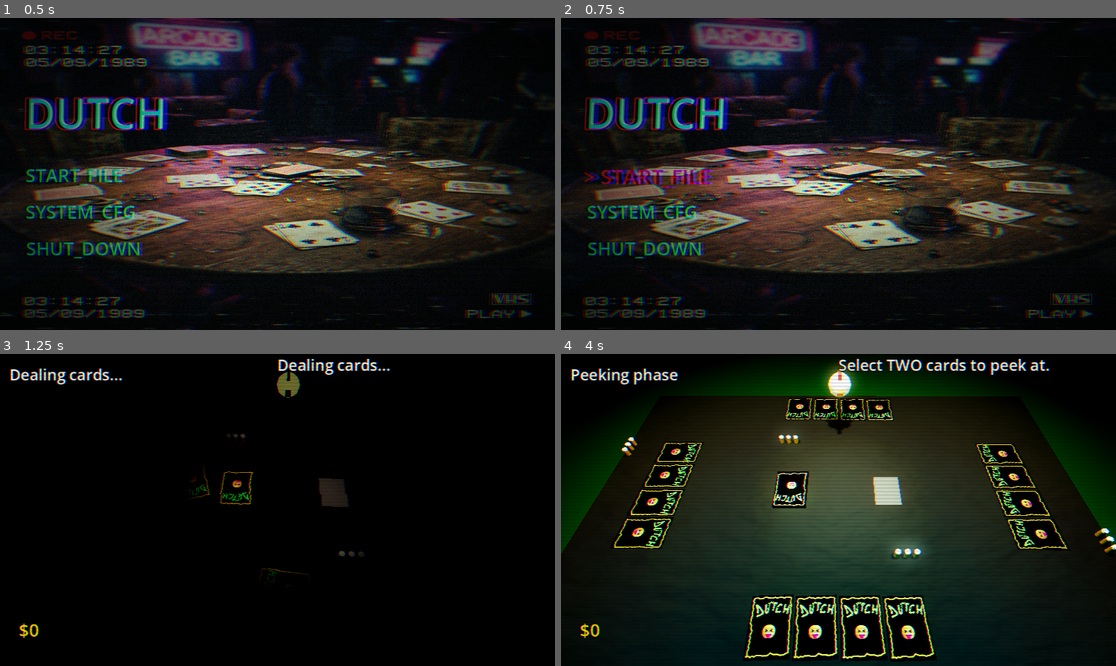
Above: before the commit, frames 1-4 (two rows, left to right).
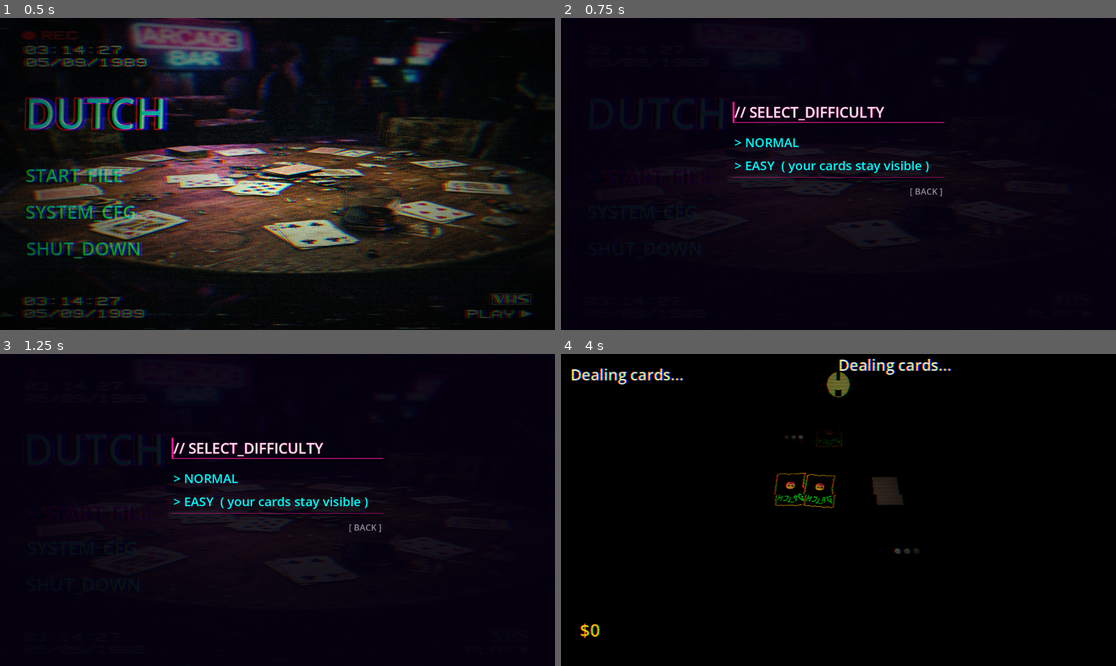
Above: after the commit, the same moments.

Repository: DinVin24/dutch
Game: Godot game, scene res://main_menu.tscn
Same seed, same stepped clock (60 frames per second), same inputs: the game is played once before the commit and once after it.
Inputs (mouse positions are in pixels of both pictures, inside the frame that each line leads up to):
- Up to frame 1 (0.5 s): no input
- Up to frame 2 (0.75 s): click "START_FILE" at 0.5 s
- Up to frame 3 (1.25 s): no input
- Up to frame 4 (4 s): click (838, 528) at 1.25 s, where only the run after the commit has a clickable "[ BACK ]"; click (644, 510) at 2 s, where only the run after the commit has a clickable "START_FILE"; click (649, 513) at 2.75 s, where only the run after the commit has a clickable "> START_FILE"; click (838, 478) at 3.5 s, where only the run after the commit has a clickable "> NORMAL"

Frame 1 is identical in both runs. In frame 2, 40% of the frame differs, in the area x 0-100%, y 0-100%; in frame 3, 11%; in frame 4, 53%, in the area x 0-100%, y 1-100%.

Commit message:
feat(gameplay): add Easy Mode with always-visible player cards
- Add easy_mode flag to GameManager (set before initialize_game, not reset by it)
- Main menu: START_FILE shows a difficulty prompt (// SELECT_DIFFICULTY)
  styled in Hotline Miami theme with Normal, Easy, and Back options
- Easy Mode: cards flipped face-up after deal, then FSM flows through
  INITIAL_PEEK and immediately calls complete_initial_peek() to avoid freeze
- _on_hand_updated re-flips any face-down P0 cards in easy mode, covering
  swapped-in cards, jump-in penalties, and ability effects
- No in-game UI indicator (self-explanatory from always-visible cards)

Diff:
--- a/game_board_3d.gd
+++ b/game_board_3d.gd
@@ -855,6 +855,12 @@
 
 func _on_hand_updated(player_idx):
 	_update_hand_visuals(player_idx)
+	# Easy mode: keep all of player 0's cards face-up, including newly received ones
+	if GameManager.easy_mode and player_idx == 0:
+		for card in player_hands[0]:
+			if is_instance_valid(card) and not card.data.is_face_up:
+				card.data.is_face_up = true
+				card.animate_flip(true)
 
 func _on_card_hover_enter(card_node: Node3D):
 	if not is_instance_valid(card_node): return
@@ -1003,7 +1009,18 @@
 			_update_hand_visuals(p_idx)
 			await get_tree().create_timer(0.08, false).timeout
 
-	GameManager.change_state(GameManager.GameState.INITIAL_PEEK)
+	if GameManager.easy_mode:
+		# Transition through INITIAL_PEEK (required by FSM), then skip it immediately.
+		# Flip all player 0 cards face-up before the state completes.
+		for card in player_hands[0]:
+			if is_instance_valid(card):
+				card.data.is_face_up = true
+				card.animate_flip(true)
+		GameManager.change_state(GameManager.GameState.INITIAL_PEEK)
+		# Skip the peek immediately — bypasses the click-to-peek flow
+		GameManager.complete_initial_peek()
+	else:
+		GameManager.change_state(GameManager.GameState.INITIAL_PEEK)
 
 func _start_peek_phase():
 	print("GameBoard3D: _start_peek_phase started")
--- a/game_manager.gd
+++ b/game_manager.gd
@@ -60,6 +60,7 @@
 var active_ability_player: int = -1
 var win_condition_lowest_wins: bool = true
 var jump_in_was_own_draw_phase: bool = false
+var easy_mode: bool = false # Easy Mode: Player 0's cards are always visible
 
 func _ready():
 	deck_manager = DeckManager.new()
@@ -97,6 +98,8 @@
 	win_condition_lowest_wins = true
 	jump_in_resume_state = GameState.INITIALIZING
 	drawn_card_data = null
+	# Note: easy_mode is intentionally NOT reset here — it is set before
+	# initialize_game() is called from the difficulty prompt in main_menu.gd.
 	for i in range(num_players):
 		players_info.append({
 			"id": i,
--- a/main_menu.gd
+++ b/main_menu.gd
@@ -4,6 +4,7 @@
 @onready var settings_button = $LeftMargin/VBox/Buttons/SettingsButton
 @onready var exit_button = $LeftMargin/VBox/Buttons/ExitButton
 @onready var glitch_player = $GlitchSound
+@onready var difficulty_prompt = $DifficultyPrompt
 
 var original_texts = {
 	"Start": "START_FILE",
@@ -13,6 +14,7 @@
 
 func _ready() -> void:
 	GameManager.play_menu_music()
+	difficulty_prompt.visible = false
 
 	# Connect mouse_exited for all buttons
 	start_button.mouse_exited.connect(_on_button_mouse_exited.bind(start_button, "Start"))
@@ -24,7 +26,6 @@
 	var btn = get_node("LeftMargin/VBox/Buttons/" + type + "Button")
 	btn.text = "> " + original_texts[type]
 
-	# Subtle hover scale tween
 	var tween = create_tween()
 	tween.tween_property(btn, "scale", Vector2(1.1, 1.1), 0.1).set_trans(Tween.TRANS_QUAD)
 
@@ -35,9 +36,24 @@
 
 func _on_start_button_pressed() -> void:
 	glitch_player.play_glitch_click()
-	# Brief delay for click sound to be heard
-	await get_tree().create_timer(0.2).timeout
+	# Show difficulty selection instead of immediately loading the game
+	difficulty_prompt.visible = true
+
+func _on_normal_pressed() -> void:
+	glitch_player.play_glitch_click()
+	GameManager.easy_mode = false
+	await get_tree().create_timer(0.15).timeout
 	get_tree().change_scene_to_file("res://game_board_3d.tscn")
+
+func _on_easy_pressed() -> void:
+	glitch_player.play_glitch_click()
+	GameManager.easy_mode = true
+	await get_tree().create_timer(0.15).timeout
+	get_tree().change_scene_to_file("res://game_board_3d.tscn")
+
+func _on_difficulty_cancel_pressed() -> void:
+	glitch_player.play_glitch_click()
+	difficulty_prompt.visible = false
 
 func _on_settings_button_pressed() -> void:
 	glitch_player.play_glitch_click()
--- a/main_menu.tscn
+++ b/main_menu.tscn
@@ -96,6 +96,103 @@
 grow_vertical = 2
 mouse_filter = 2
 
+[node name="DifficultyPrompt" type="Control" parent="."]
+layout_mode = 1
+anchors_preset = 15
+anchor_right = 1.0
+anchor_bottom = 1.0
+grow_horizontal = 2
+grow_vertical = 2
+visible = false
+
+[node name="DimOverlay" type="ColorRect" parent="DifficultyPrompt"]
+layout_mode = 1
+anchors_preset = 15
+anchor_right = 1.0
+anchor_bottom = 1.0
+color = Color(0.02, 0.0, 0.06, 0.88)
+mouse_filter = 2
+
+[node name="Panel" type="VBoxContainer" parent="DifficultyPrompt"]
+layout_mode = 1
+anchor_left = 0.5
+anchor_top = 0.5
+anchor_right = 0.5
+anchor_bottom = 0.5
+offset_left = -220.0
+offset_top = -150.0
+offset_right = 220.0
+offset_bottom = 150.0
+grow_horizontal = 2
+grow_vertical = 2
+theme_override_constants/separation = 0
+
+[node name="TitleBar" type="HBoxContainer" parent="DifficultyPrompt/Panel"]
+layout_mode = 2
+theme_override_constants/separation = 0
+
+[node name="AccentBar" type="ColorRect" parent="DifficultyPrompt/Panel/TitleBar"]
+layout_mode = 2
+custom_minimum_size = Vector2(4, 0)
+size_flags_vertical = 3
+color = Color(1.0, 0.1, 0.6, 1.0)
+
+[node name="TitleLabel" type="Label" parent="DifficultyPrompt/Panel/TitleBar"]
+layout_mode = 2
+theme_override_colors/font_color = Color(0.9, 0.9, 0.9, 1.0)
+theme_override_colors/font_outline_color = Color(1.0, 0.1, 0.6, 1.0)
+theme_override_constants/outline_size = 2
+theme_override_font_sizes/font_size = 30
+text = "// SELECT_DIFFICULTY"
+
+[node name="TopRule" type="ColorRect" parent="DifficultyPrompt/Panel"]
+layout_mode = 2
+custom_minimum_size = Vector2(0, 2)
+color = Color(1.0, 0.1, 0.6, 0.8)
+
+[node name="Spacer1" type="Control" parent="DifficultyPrompt/Panel"]
+layout_mode = 2
+custom_minimum_size = Vector2(0, 16)
+
+[node name="NormalButton" type="Button" parent="DifficultyPrompt/Panel"]
+layout_mode = 2
+custom_minimum_size = Vector2(0, 48)
+theme_override_colors/font_color = Color(0.0, 1.0, 1.0, 1.0)
+theme_override_colors/font_hover_color = Color(1.0, 1.0, 1.0, 1.0)
+theme_override_font_sizes/font_size = 26
+flat = true
+text = "> NORMAL"
+alignment = 0
+
+[node name="EasyButton" type="Button" parent="DifficultyPrompt/Panel"]
+layout_mode = 2
+custom_minimum_size = Vector2(0, 48)
+theme_override_colors/font_color = Color(0.0, 1.0, 1.0, 1.0)
+theme_override_colors/font_hover_color = Color(1.0, 1.0, 1.0, 1.0)
+theme_override_font_sizes/font_size = 26
+flat = true
+text = "> EASY  ( your cards stay visible )"
+alignment = 0
+
+[node name="BottomRule" type="ColorRect" parent="DifficultyPrompt/Panel"]
+layout_mode = 2
+custom_minimum_size = Vector2(0, 2)
+color = Color(1.0, 0.1, 0.6, 0.4)
+
+[node name="Spacer2" type="Control" parent="DifficultyPrompt/Panel"]
+layout_mode = 2
+custom_minimum_size = Vector2(0, 10)
+
+[node name="CancelButton" type="Button" parent="DifficultyPrompt/Panel"]
+layout_mode = 2
+custom_minimum_size = Vector2(0, 36)
+theme_override_colors/font_color = Color(0.55, 0.55, 0.6, 1.0)
+theme_override_colors/font_hover_color = Color(1.0, 0.1, 0.6, 1.0)
+theme_override_font_sizes/font_size = 18
+flat = true
+text = "[ BACK ]"
+alignment = 2
+
 [node name="GlitchSound" type="AudioStreamPlayer" parent="."]
 bus = &"SFX"
 script = ExtResource("4_sfx")
@@ -106,3 +203,6 @@
 [connection signal="pressed" from="LeftMargin/VBox/Buttons/SettingsButton" to="." method="_on_settings_button_pressed"]
 [connection signal="mouse_entered" from="LeftMargin/VBox/Buttons/ExitButton" to="." method="_on_button_mouse_entered" binds= ["Exit"]]
 [connection signal="pressed" from="LeftMargin/VBox/Buttons/ExitButton" to="." method="_on_exit_button_pressed"]
+[connection signal="pressed" from="DifficultyPrompt/Panel/NormalButton" to="." method="_on_normal_pressed"]
+[connection signal="pressed" from="DifficultyPrompt/Panel/EasyButton" to="." method="_on_easy_pressed"]
+[connection signal="pressed" from="DifficultyPrompt/Panel/CancelButton" to="." method="_on_difficulty_cancel_pressed"]
